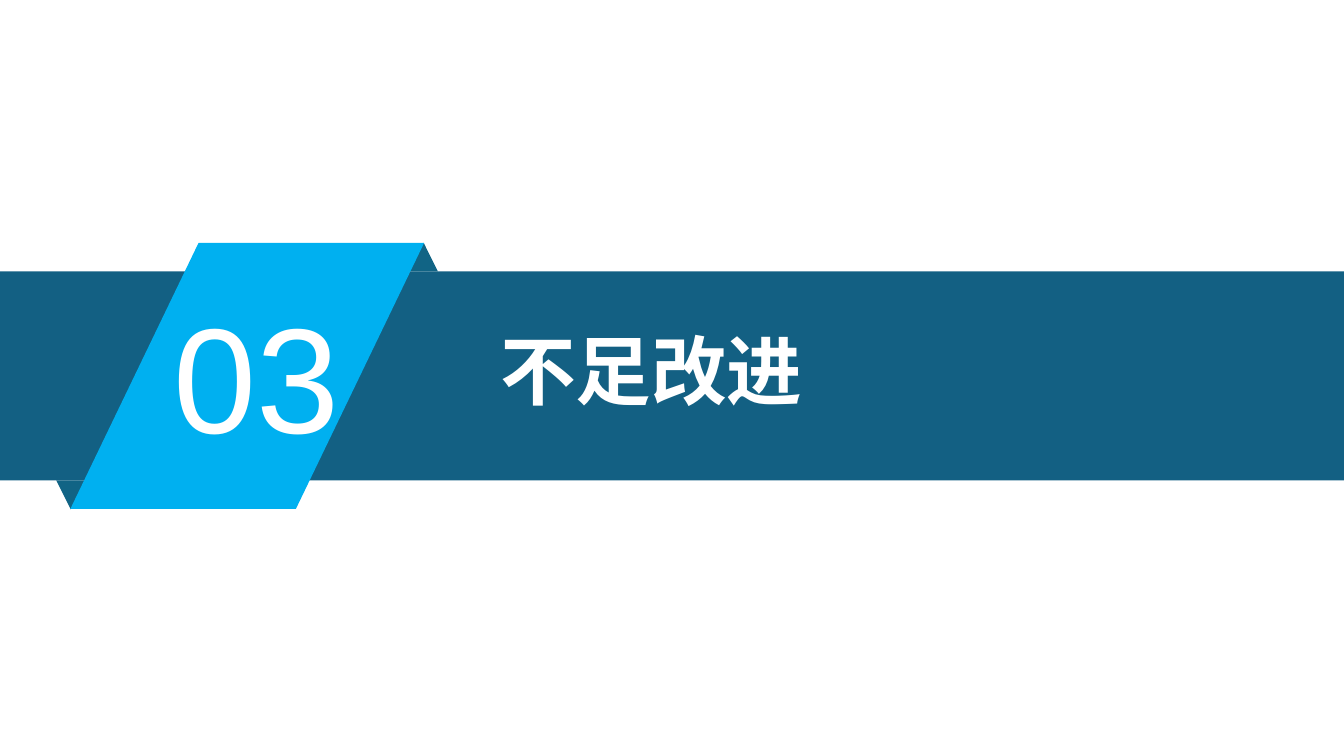
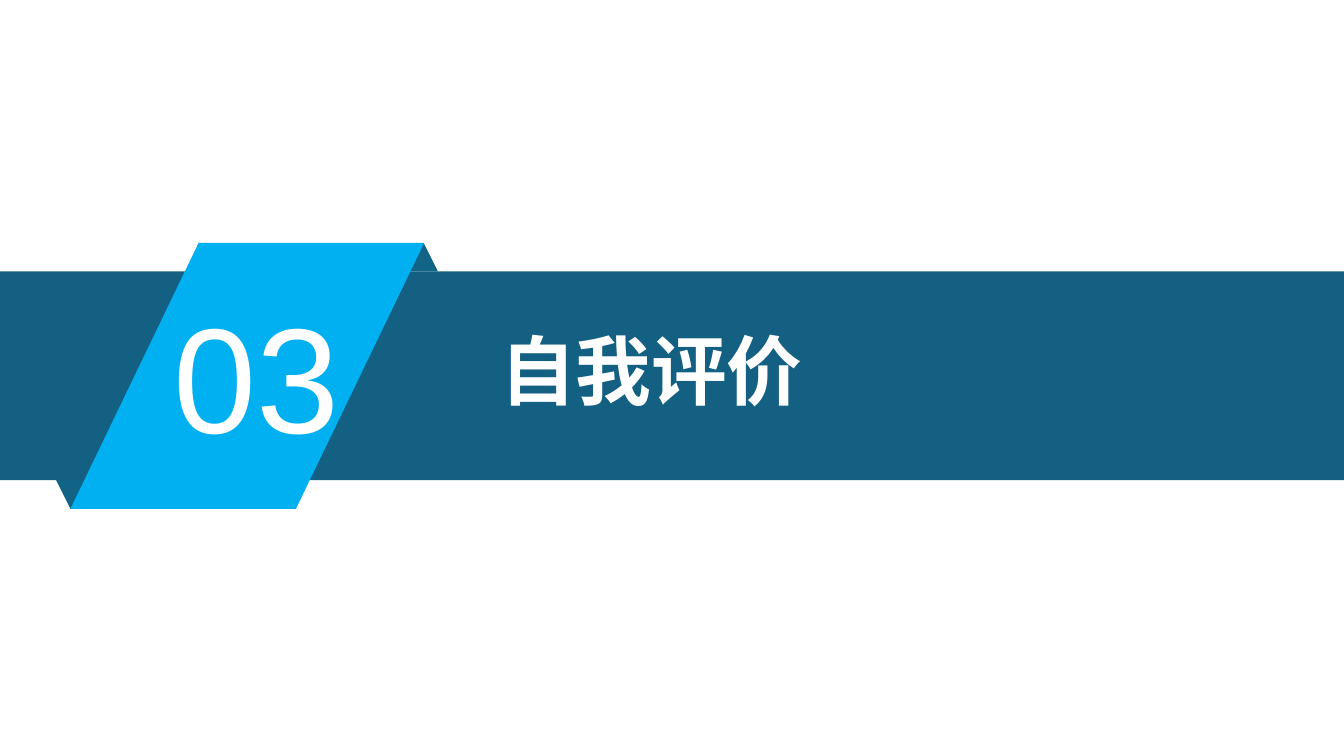
Before and after one commit to xljnc/husky-starter, a slide deck: slide 11 of doc/zzdb.pptx. Drawn at 1344x756 pixels with LibreOffice and Linux fonts; fonts in the diff are those of the drawing. Boxes give left, top, right and bottom in pixels: in the first picture for what was removed or moved away, otherwise in the second. Text is boxed around its words. In the diff, an @@ line names an element or a change of style, - is before the commit and + after.

```diff
--- a/doc/zzdb.pptx
+++ b/doc/zzdb.pptx
@@ text at [500,334,802,406]: text changed @@
-不足改进
+自我评价
@@ freeform shape at [56,480,86,509]: outline redrawn @@
```
Also in this commit, not shown: 12 other slides changed, 1 slide added, 1 slide removed.
